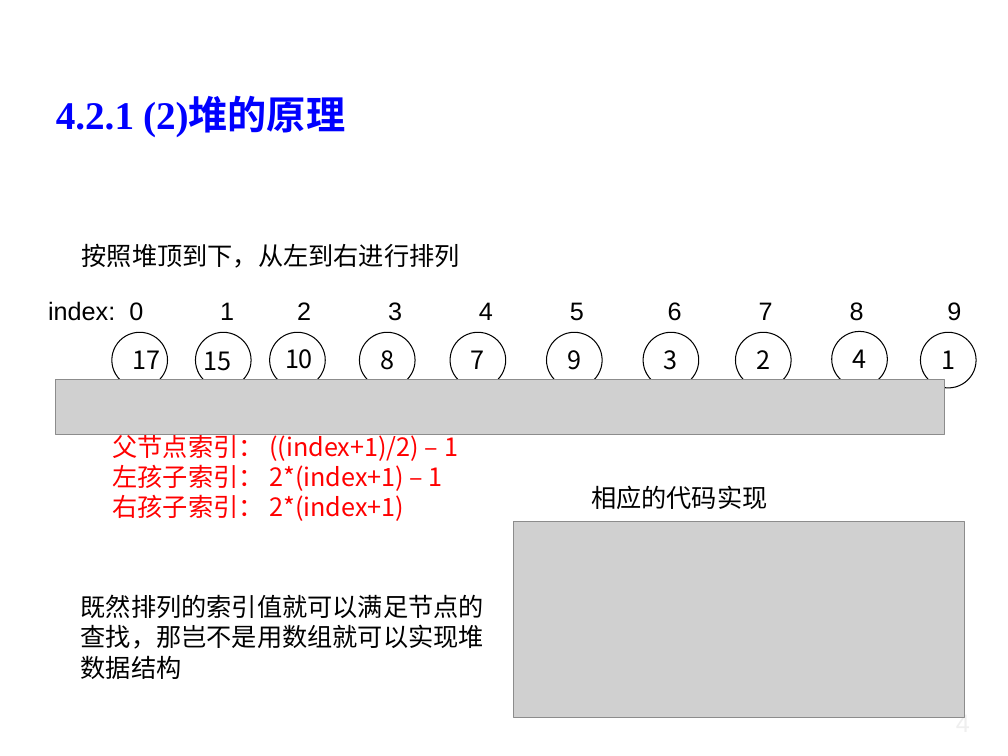
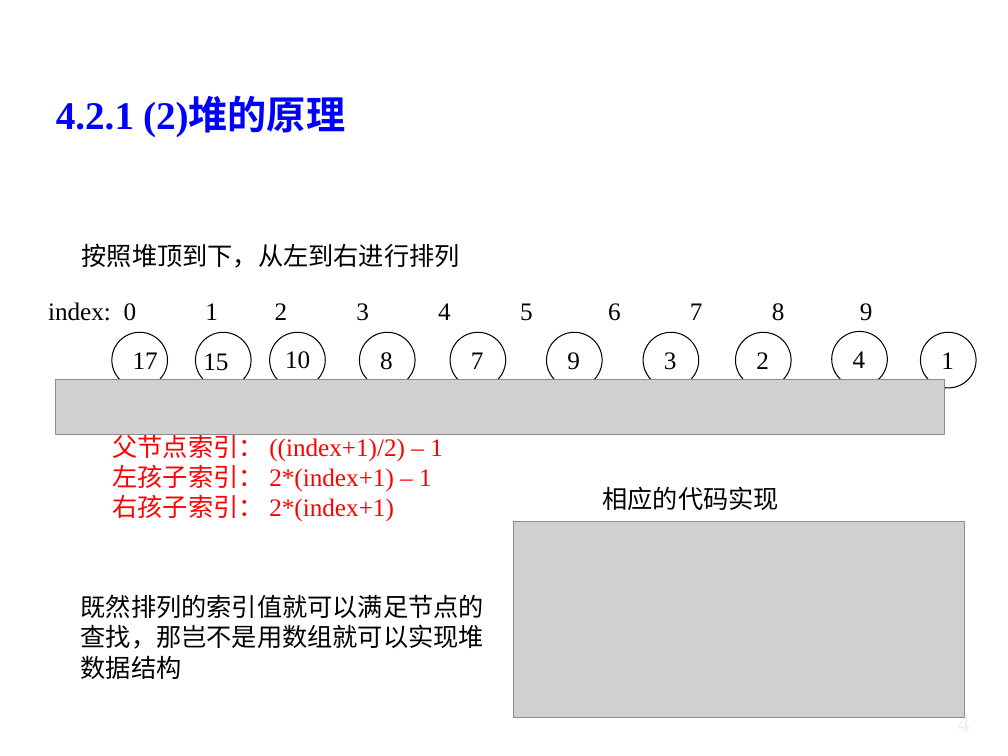
Before and after one commit to liutongling/DP, a slide deck: slide 31 of file/第4章 贪心法.pptx (slide 29 before the commit). Drawn at 1008x756 pixels with LibreOffice and Linux fonts; fonts in the diff are those of the drawing; grey boxes stand for pictures; background and template pictures are left out. Boxes give left, top, right and bottom in pixels: in the first picture for what was removed or moved away, otherwise in the second. Text is boxed around its words. In the diff, an @@ line names an element or a change of style, - is before the commit and + after.

Commit message:
实现堆，并且修改第四章内容。

```diff
--- a/file/第4章 贪心法.pptx
+++ b/file/第4章 贪心法.pptx
@@ text "index: 0 1 2 3 ..." at (x1=48, y1=302, x2=873, y2=321): font Arial to Times New Roman @@
@@ font Noto Sans CJK SC to Times New Roman in 11 elements at (x1=853, y1=351, x2=866, y2=368), (x1=285, y1=351, x2=310, y2=369), (x1=203, y1=353, x2=228, y2=371), (x1=112, y1=430, x2=443, y2=521), (x1=133, y1=352, x2=158, y2=369), (x1=380, y1=352, x2=393, y2=370), (x1=664, y1=352, x2=677, y2=370), (x1=756, y1=352, x2=769, y2=369), (x1=567, y1=352, x2=580, y2=370), (x1=471, y1=352, x2=484, y2=369), (x1=941, y1=352, x2=954, y2=369) @@
@@ text "相应的代码实现" moved from (x1=591, y1=485, x2=767, y2=509) to (x1=603, y1=486, x2=779, y2=510) @@
```
Also in this commit, not shown: 34 other slides changed, 2 slides added, 1 other file.
